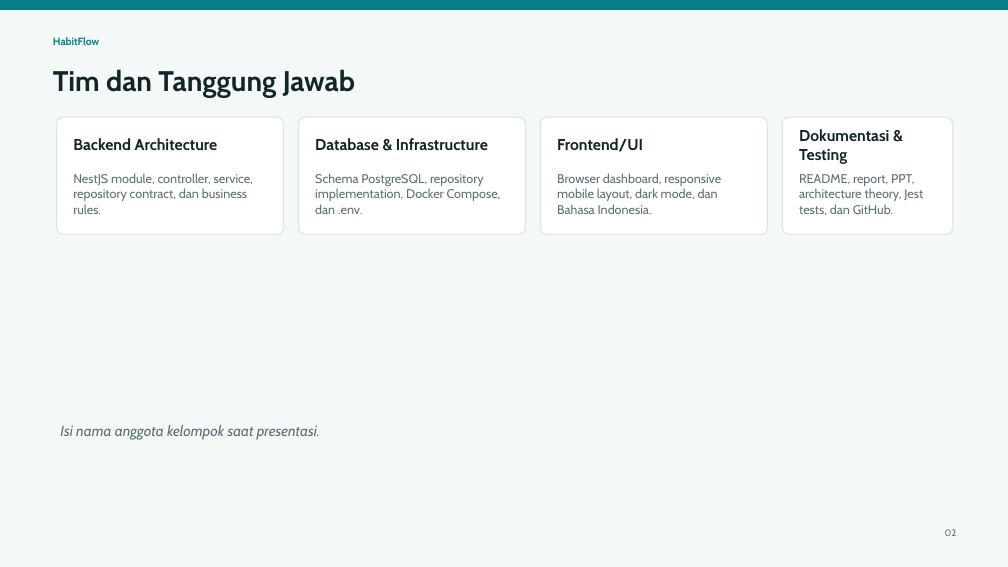
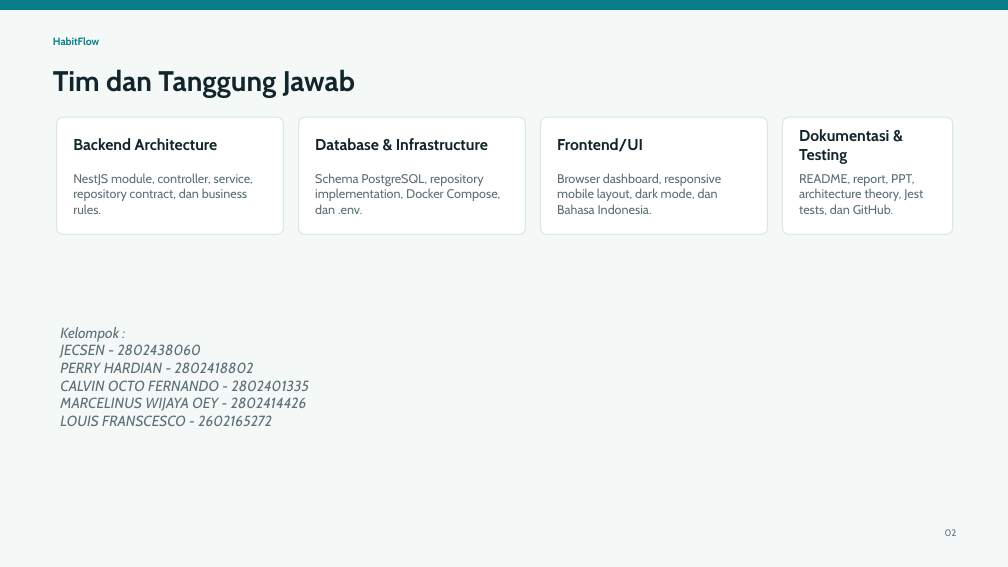
Before and after one commit to Jecsen-uni/HabitFlow, a slide deck: slide 2 of docs/Habit_Tracker_Presentation.pptx. Drawn at 1008x567 pixels with LibreOffice and Linux fonts; fonts in the diff are those of the drawing. Boxes give left, top, right and bottom in pixels: in the first picture for what was removed or moved away, otherwise in the second. Text is boxed around its words. In the diff, an @@ line names an element or a change of style, - is before the commit and + after.

```diff
--- a/docs/Habit_Tracker_Presentation.pptx
+++ b/docs/Habit_Tracker_Presentation.pptx
@@ text at (60,327,310,426): text changed @@
-Isi nama anggota kelompok saat presentasi.
+Kelompok :
+JECSEN - 2802438060
+PERRY HARDIAN - 2802418802
+CALVIN OCTO FERNANDO - 2802401335
+MARCELINUS WIJAYA OEY - 2802414426
+LOUIS FRANSCESCO - 2602165272
```
Also in this commit, not shown: 3 other slides changed.
